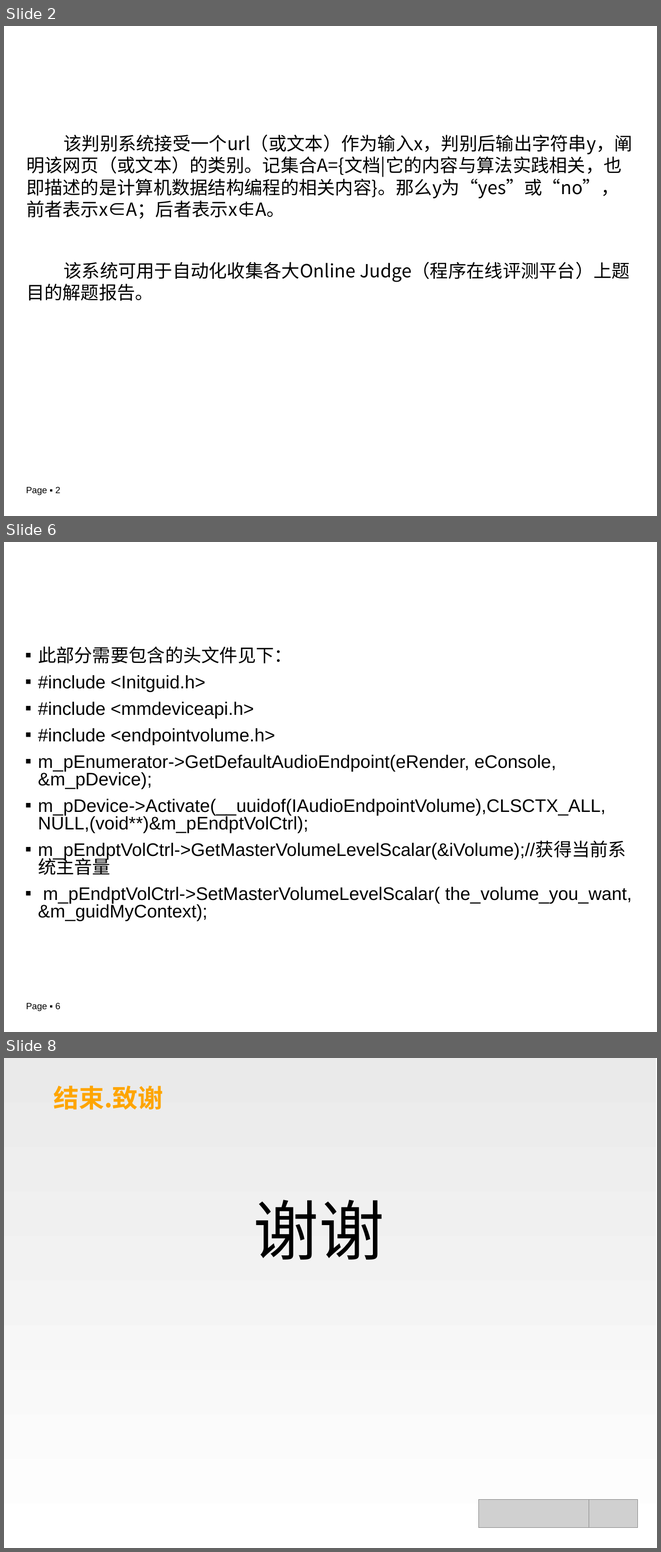
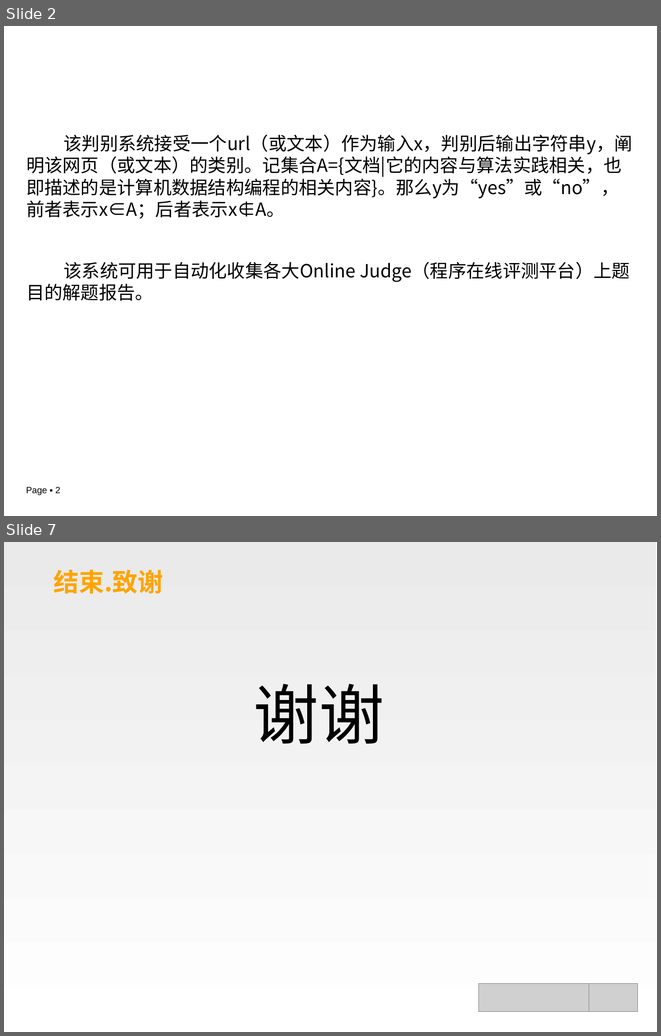
Before and after one commit to chuchu9293/GraduationProject, a slide deck: wps.docs/毕设中期答辩.ppt. Shown one above the other, each under a label of ours: slides 2, 6 and 8 before the commit, slides 2 and 7 after it; the slides between them are not shown. The pictures are 661x1552 and 661x1036 pixels, drawn with LibreOffice and Linux fonts; fonts in the diff are those of the drawing; grey boxes stand for pictures; background and template pictures are left out. Boxes give left, top, right and bottom in pixels: in the first picture for what was removed or moved away, otherwise in the second. Text is boxed around its words. In the diff, an @@ line names an element or a change of style, - is before the commit and + after.

```diff
--- a/wps.docs/毕设中期答辩.ppt
+++ b/wps.docs/毕设中期答辩.ppt
@@ slide 6 removed at (x1=4, y1=542, x2=657, y2=1032), background picture (left out); not listed: 1 template element that a slide beside it also shows @@
@@ title removed at (x1=26, y1=556, x2=634, y2=603) @@
-声音干预
@@ text removed at (x1=38, y1=646, x2=632, y2=921) @@
-▪ 此部分需要包含的头文件见下：
-▪ #include <Initguid.h>
-▪ #include <mmdeviceapi.h>
-▪ #include <endpointvolume.h>
-▪ m_pEnumerator->GetDefaultAudioEndpoint(eRender, eConsole, &m_pDevice);
-▪ m_pDevice->Activate(__uuidof(IAudioEndpointVolume),CLSCTX_ALL, NULL,(void**)&m_pEndptVolCtrl);
-▪ m_pEndptVolCtrl->GetMasterVolumeLevelScalar(&iVolume);//获得当前系统主音量
-▪ m_pEndptVolCtrl->SetMasterVolumeLevelScalar( the_volume_you_want, &m_guidMyContext);
@@ what was slide 8 is now slide 7 @@
```
Also in this commit, not shown: 2 slides changed, 2 slides added, 2 other slides removed, 3 other files.
